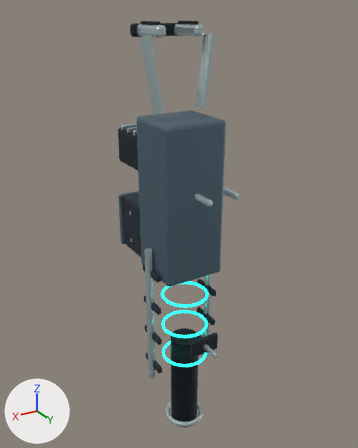
Before and after pictures for a commit that changed the Blender file tools/godot-weapons/blender-art/masters/weapon-0.blend.
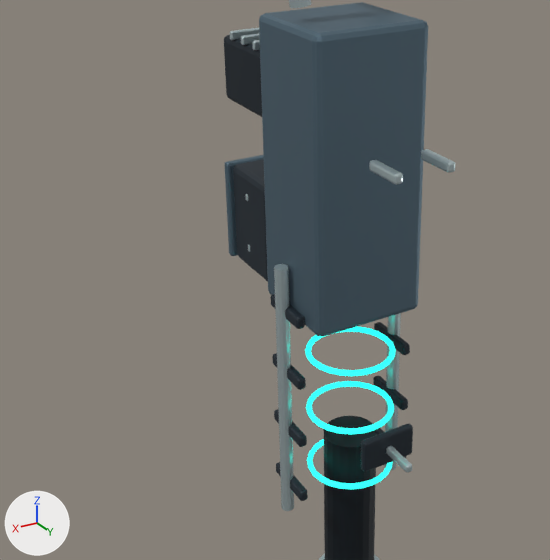
There are two pictures of each version: one whole from a 50 mm camera at (0.637, 1.04, 0.333) aimed at (-0.029, -0.071, -0.222), one close up on the part from 0% to 81% of the width and 24% to 90% of the height. The axes (+X, +Y, +Z) are drawn at lower left. The lights are the same throughout. The last two pictures show the newer version.

In view in the first close-up: 'barrel-assembly-cavity', 'body-dark', 'body-glow', 'body-light', 'body-rubber', 'body-trim', 'feed-dark', 'feed-light'.
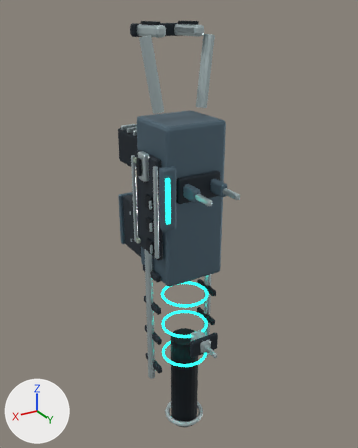
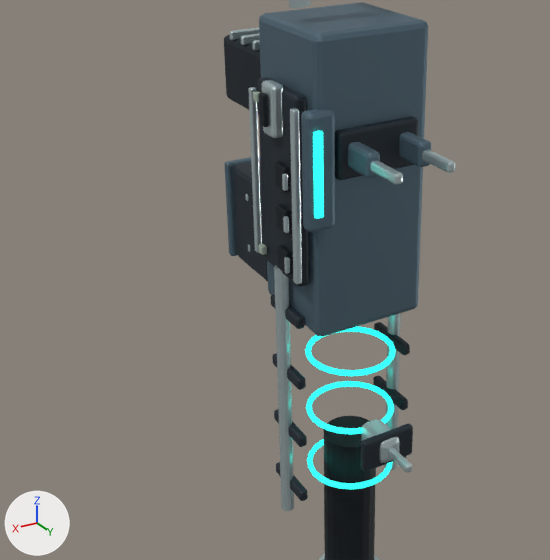
Where the newer file only moved an object's origin or applied its transform, the numbers keep the older frame.

Edits to the bpy script that builds the scene:
```text
Change me_cube_001:
    used by ob_body_light; parent = ob_body; location = (0.0, -0.015, -0.12)
    remove me_cube_001.from_pydata(...)  # 56 vertices, 54 faces; spans x -0.085..0.085, y -0.08..0.08, z -0.21..0.21
    add me_cube_001.from_pydata(...)  # 224 vertices, 216 faces; spans x -0.085..0.103, y -0.08..0.143, z -0.21..0.21
    me_cube_001 part 1: a new loose piece of 56 vertices spanning x 0.063..0.103, y 0.068..0.091, z -0.043..0.117, in mat_light (blue #617886)
    me_cube_001 part 2: a new loose piece of 56 vertices spanning x -0.049..-0.03, y 0.074..0.143, z 0.038..0.072, in mat_light (blue #617886)
    me_cube_001 part 3: a new loose piece of 56 vertices spanning x 0.03..0.049, y 0.074..0.143, z 0.038..0.072, in mat_light (blue #617886)
Change me_cube_002:
    used by ob_body_dark; parent = ob_body; location = (0.0, 0.049, -0.12)
    remove me_cube_002.from_pydata(...)  # 560 vertices, 540 faces; spans x -0.097..0.097, y -0.106..0.069, z -0.509..0.17
    add me_cube_002.from_pydata(...)  # 672 vertices, 648 faces; spans x -0.097..0.102, y -0.116..0.069, z -0.509..0.17
    me_cube_002 part 4: the loose piece of 56 vertices spanning x -0.043..0.043, y 0.057..0.069, z -0.415..-0.365 is copied, and the copy is scaled about its middle by (1.44, 1.33, 1.3), then moved by (0.0, -0.04, 0.445); it spans x -0.061..0.061, y 0.015..0.031, z 0.023..0.087
    me_cube_002 part 5: a new loose piece of 56 vertices spanning x 0.084..0.102, y -0.116..-0.008, z -0.136..0.13, in mat_dark (dark blue #202b34)
Change me_cylinder_001:
    used by ob_body_trim; parent = ob_body; location = (-0.097, -0.018, -0.46); rotation_euler = (0.0, 0.0, -3.142), in degrees (0, 0, -180)
    remove me_cylinder_001.from_pydata(...)  # 760 vertices, 694 faces; spans x -0.204..0.01, y -0.2..0.211, z -0.377..0.763
    add me_cylinder_001.from_pydata(...)  # 1096 vertices, 1018 faces; spans x -0.211..0.01, y -0.2..0.211, z -0.377..0.763
    me_cylinder_001 part 6: a new loose piece of 56 vertices spanning x -0.206..-0.197, y -0.066..-0.055, z 0.214..0.456, in mat_trim (light grey #c5d6d8)
    me_cylinder_001 part 7: a new loose piece of 56 vertices spanning x -0.206..-0.197, y 0.051..0.06, z 0.214..0.456, in mat_trim (light grey #c5d6d8)
    me_cylinder_001 part 8: a new loose piece of 56 vertices spanning x -0.211..-0.205, y -0.048..-0.042, z 0.224..0.246, in mat_trim (light grey #c5d6d8)
    me_cylinder_001 part 9: a new loose piece of 56 vertices spanning x -0.211..-0.205, y -0.048..-0.042, z 0.284..0.306, in mat_trim (light grey #c5d6d8)
    me_cylinder_001 part 10: a new loose piece of 56 vertices spanning x -0.211..-0.205, y -0.048..-0.042, z 0.344..0.366, in mat_trim (light grey #c5d6d8)
    me_cylinder_001 part 11: a new loose piece of 56 vertices spanning x -0.116..-0.079, y -0.142..-0.082, z -0.07..-0.029, in mat_trim (light grey #c5d6d8)
Change me_torus:
    used by ob_body_glow; parent = ob_body; location = (0.0, 0.01, -0.6)
    remove me_torus.from_pydata(...)  # 576 vertices, 576 faces; spans x -0.068..0.068, y -0.068..0.068, z -0.004..0.205
    add me_torus.from_pydata(...)  # 632 vertices, 630 faces; spans x -0.068..0.097, y -0.067..0.073, z -0.004..0.575
    me_torus part 15: a new loose piece of 56 vertices spanning x 0.085..0.097, y 0.065..0.073, z 0.46..0.575, in mat_glow (cyan #21d9c7, glowing cyan #21d9c7)
Change me_cube_015:
    used by ob_bolt_trim; parent = ob_bolt; location = (0.069, -0.006, -0.135)
    remove me_cube_015.from_pydata(...)  # 56 vertices, 54 faces; spans x -0.0095..0.0095, y -0.017..0.017, z -0.065..0.065
    add me_cube_015.from_pydata(...)  # 112 vertices, 108 faces; spans x -0.0095..0.046, y -0.023..0.017, z -0.065..0.1525
    me_cube_015 part 16: a new loose piece of 56 vertices spanning x 0.028..0.046, y -0.023..0.011, z 0.0815..0.1525, in mat_trim (light grey #c5d6d8)
Change me_cube_025:
    used by ob_body_cavity; parent = ob_body; location = (-0.052, -0.065, 0.306)
    remove me_cube_025.from_pydata(...)  # 240 vertices, 228 faces; spans x -0.005..0.128, y -0.038..0.105, z -0.542..0.004
    add me_cube_025.from_pydata(...)  # 408 vertices, 390 faces; spans x -0.006..0.162, y -0.038..0.105, z -0.548..0.005
    me_cube_025 part 12: a new loose piece of 56 vertices spanning x 0.152..0.162, y 0.06..0.088, z -0.548..-0.514, in mat_cavity (black #09151d)
    me_cube_025 part 13: a new loose piece of 56 vertices spanning x 0.152..0.162, y 0.06..0.088, z -0.488..-0.454, in mat_cavity (black #09151d)
    me_cube_025 part 14: a new loose piece of 56 vertices spanning x 0.152..0.162, y 0.06..0.088, z -0.428..-0.394, in mat_cavity (black #09151d)
Add ob_bolt_cavity:
    ob_bolt_cavity = bpy.data.objects.new('bolt-cavity', me_cube_030)  # 56 vertices, 54 faces; spans x -0.0035..0.0035, y -0.0075..0.0075, z -0.0215..0.0215; in mat_cavity (black #09151d); modifiers WEIGHTED_NORMAL
    ob_bolt_cavity.parent = ob_bolt
    ob_bolt_cavity.location = (0.119, -0.012, -0.017)
Add ob_body_ceramic:
    ob_body_ceramic = bpy.data.objects.new('body-ceramic', me_cube_012_1)  # 112 vertices, 108 faces; spans x -0.004..0.004, y -0.006..0.006, z -0.006..0.229; in mat_ceramic (grey #a8b9aa); modifiers WEIGHTED_NORMAL
    ob_body_ceramic.parent = ob_body
    ob_body_ceramic.location = (0.107, -0.055, -0.235)
```

What differs and where, as boxes (x1, y1, x2, y2) in the close-ups (550 x 560 px):
'body-light', reshaped: before (259, 2, 428, 336); after (259, 2, 431, 336)
'body-dark', reshaped: before (270, 294, 413, 501); after (258, 78, 418, 501)
'bolt-cavity', added: after (259, 92, 269, 127)
'body-ceramic', added: after (253, 91, 267, 255)
part 1 of me_cube_001, added (blue): after (301, 108, 335, 232)
part 2 of me_cube_001, added (blue): after (399, 132, 431, 167)
part 3 of me_cube_001, added (blue): after (348, 142, 380, 178)
part 4 of me_cube_002, added (dark blue): after (335, 117, 418, 180)
part 5 of me_cube_002, added (dark blue): after (258, 78, 309, 286)
part 6 of me_cylinder_001, added: after (290, 108, 302, 284)
part 7 of me_cylinder_001, added: after (249, 87, 262, 252)
part 8 of me_cylinder_001, added: after (284, 257, 290, 274)
part 9 of me_cylinder_001, added: after (283, 216, 289, 233)
part 10 of me_cylinder_001, added: after (282, 173, 288, 191)
part 11 of me_cylinder_001, added: after (361, 420, 400, 463)
part 12 of me_cube_025, added: after (277, 244, 292, 275)
part 13 of me_cube_025, added: after (276, 204, 291, 234)
part 14 of me_cube_025, added: after (275, 162, 290, 192)
part 15 of me_torus, added (cyan): after (313, 131, 324, 219)
part 16 of me_cube_015, added: after (262, 80, 283, 138)
